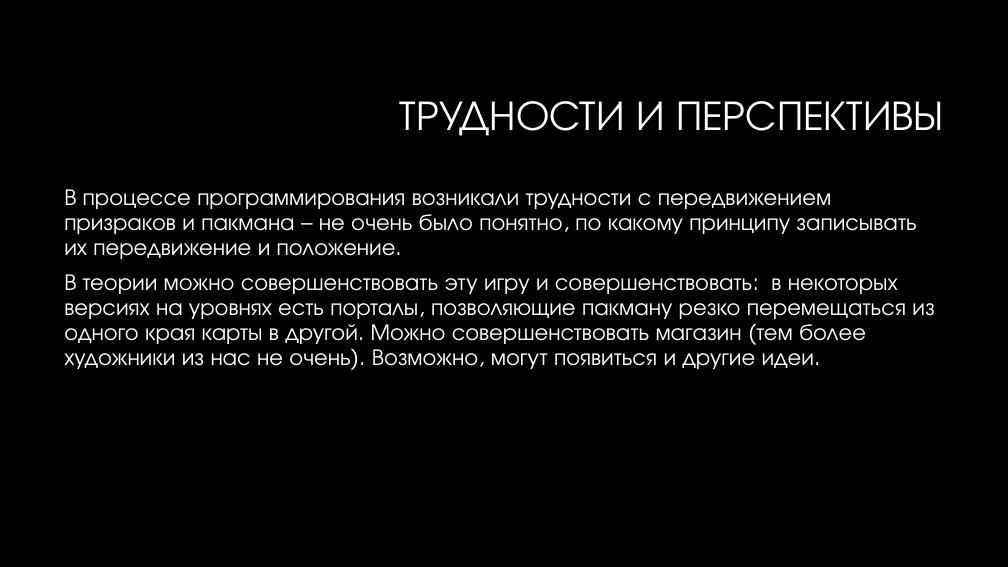
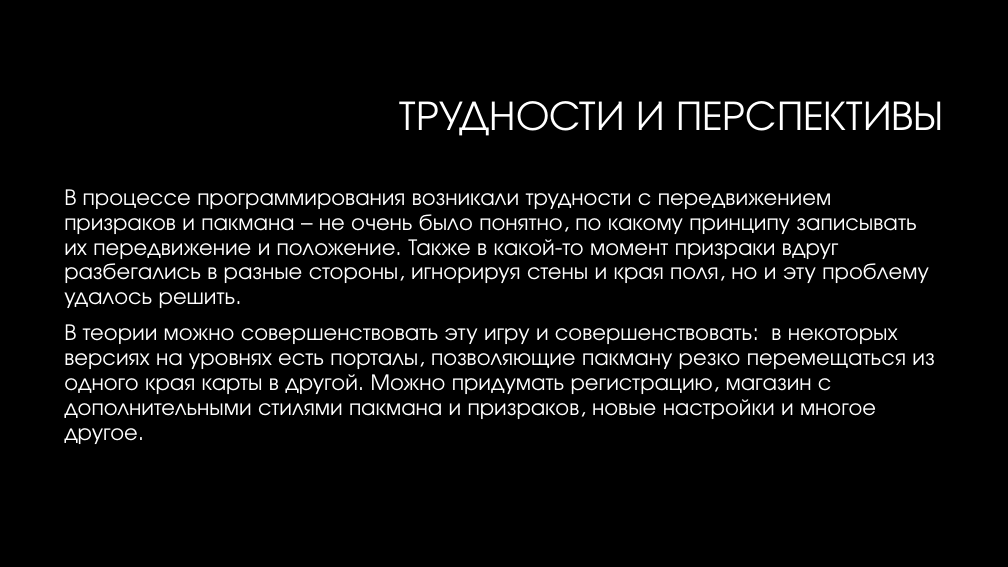
Before and after one commit to VolanDeMort9001/PacMan, a slide deck: slide 6 of data/Pacman.pptx. Drawn at 1008x567 pixels with LibreOffice and Linux fonts; fonts in the diff are those of the drawing; background and template pictures are left out. Boxes give left, top, right and bottom in pixels: in the first picture for what was removed or moved away, otherwise in the second. Text is boxed around its words. In the diff, an @@ line names an element or a change of style, - is before the commit and + after.

Commit message:
Изменена презентация, добавлена в формате PDF для удобства. убраны недочеты, связанные с поверкой кода (читы), удалось вернуть синего призрака.

```diff
--- a/data/Pacman.pptx
+++ b/data/Pacman.pptx
@@ text at (64,189,934,444): text changed @@
-В процессе программирования возникали трудности с передвижением призраков и пакмана – не очень было понятно, по какому принципу записывать их передвижение и положение.
-В теории можно совершенствовать эту игру и совершенствовать: в некоторых версиях на уровнях есть порталы, позволяющие пакману резко перемещаться из одного края карты в другой. Можно совершенствовать магазин (тем более художники из нас не очень). Возможно, могут появиться и другие идеи.
+В процессе программирования возникали трудности с передвижением призраков и пакмана – не очень было понятно, по какому принципу записывать их передвижение и положение. Также в какой-то момент призраки вдруг разбегались в разные стороны, игнорируя стены и края поля, но и эту проблему удалось решить.
+В теории можно совершенствовать эту игру и совершенствовать: в некоторых версиях на уровнях есть порталы, позволяющие пакману резко перемещаться из одного края карты в другой. Можно придумать регистрацию, магазин с дополнительными стилями пакмана и призраков, новые настройки и многое другое.
```
Also in this commit, not shown: 5 other slides changed, 2 other files.
